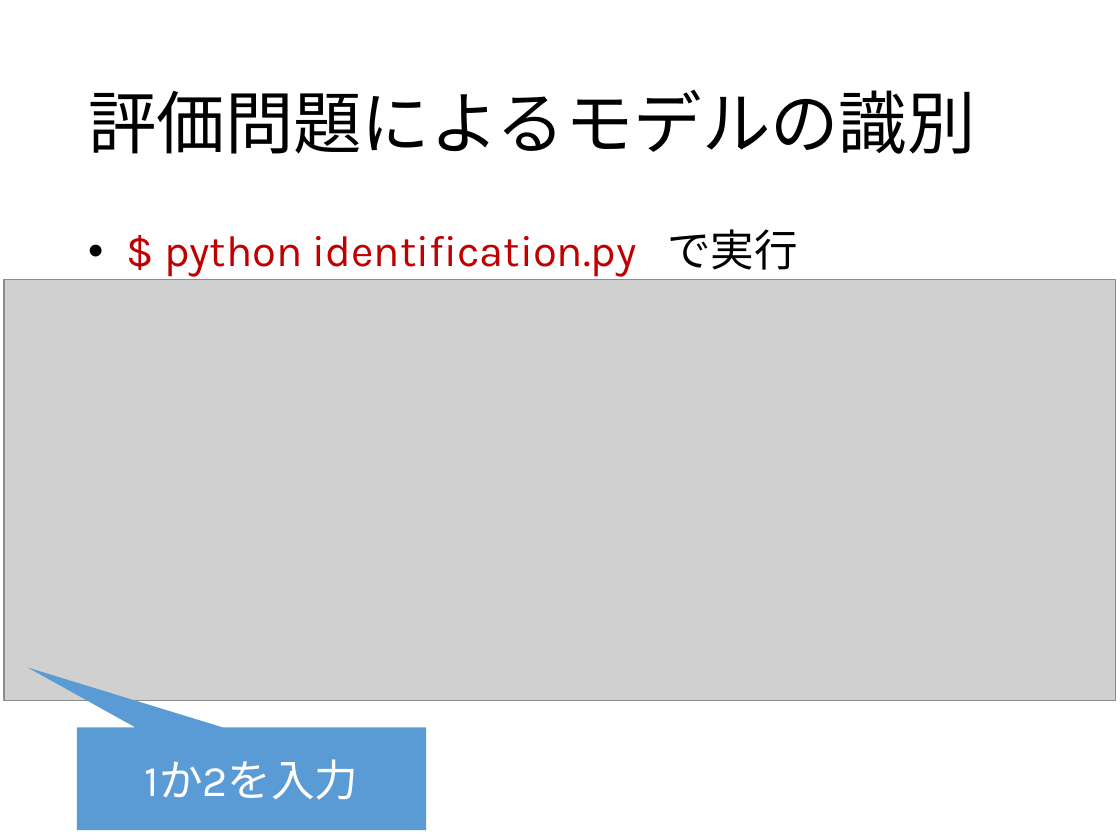
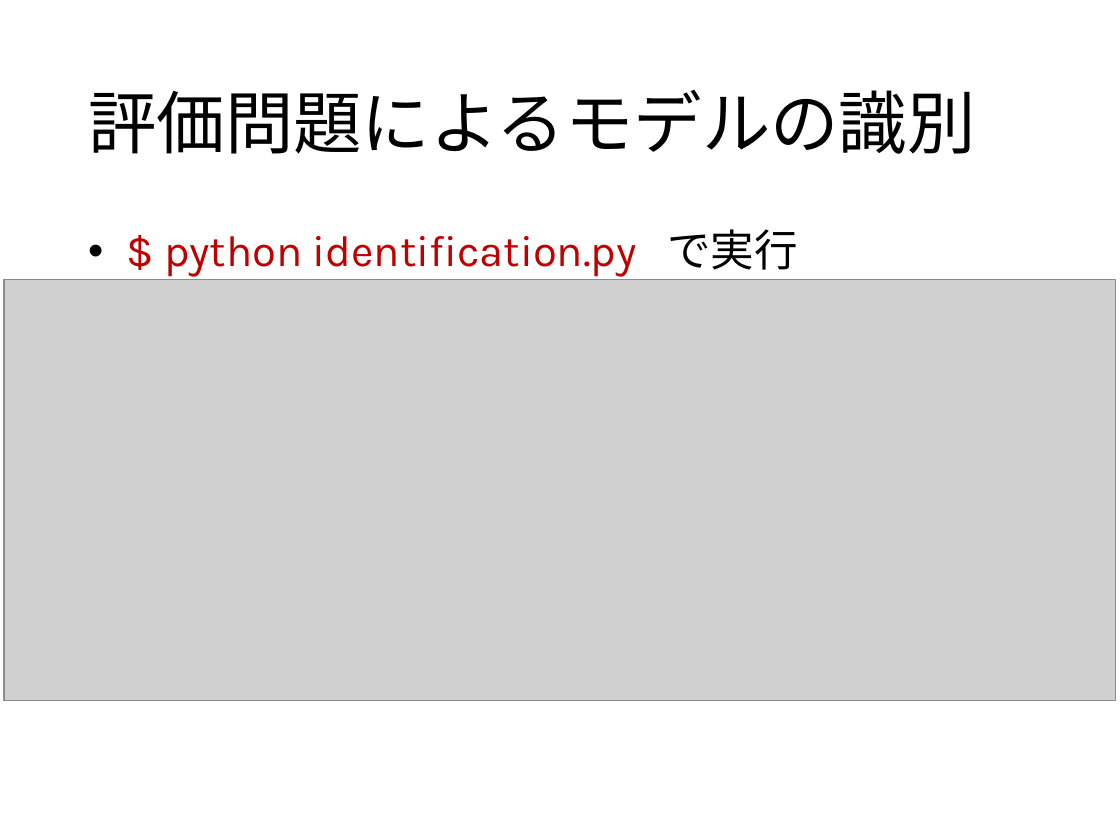
Before and after one commit to 2017B4/rinko, a slide deck: slide 28 of 輪講実習.pptx. Drawn at 1120x840 pixels with LibreOffice and Linux fonts; fonts in the diff are those of the drawing; grey boxes stand for pictures. Boxes give left, top, right and bottom in pixels: in the first picture for what was removed or moved away, otherwise in the second. Text is boxed around its words. In the diff, an @@ line names an element or a change of style, - is before the commit and + after.

```diff
--- a/輪講実習.pptx
+++ b/輪講実習.pptx
@@ speech box removed at [77,727,427,830] @@
-1か2を入力
```
Also in this commit, not shown: 2 other slides changed, 1 slide added.
